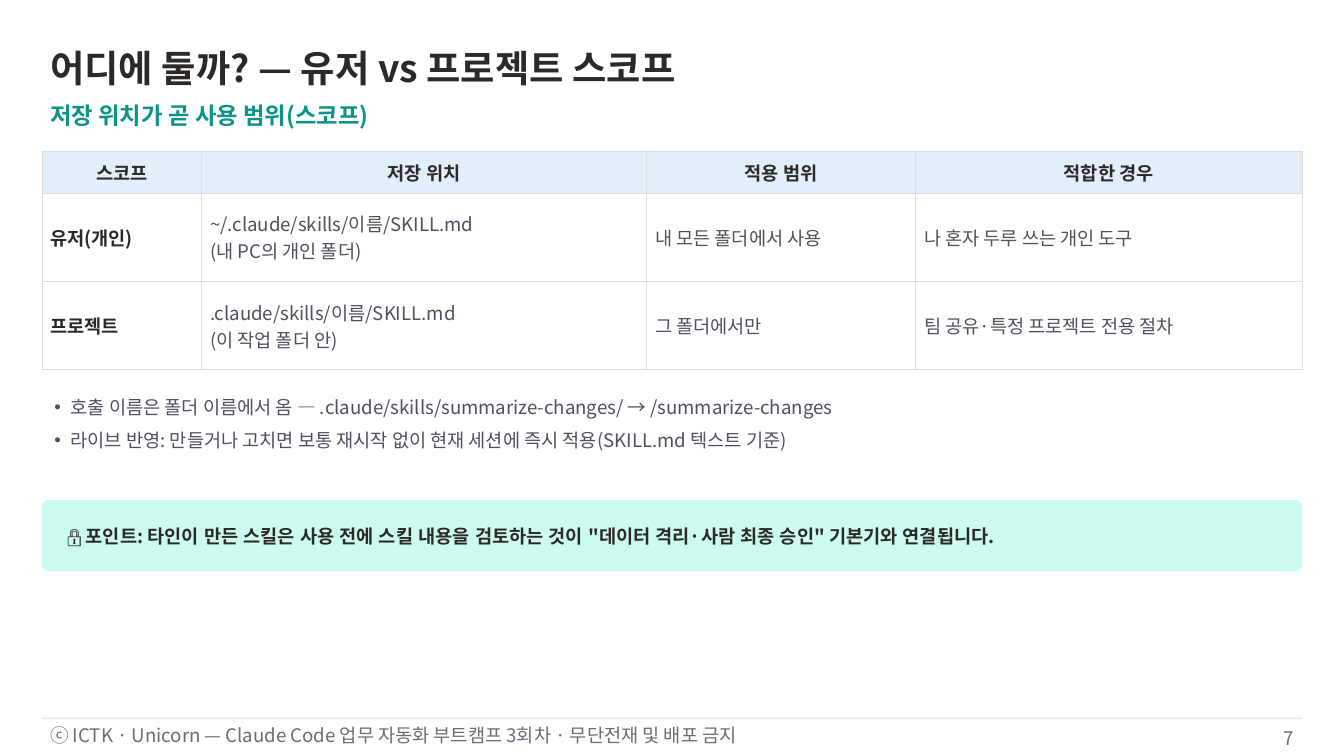
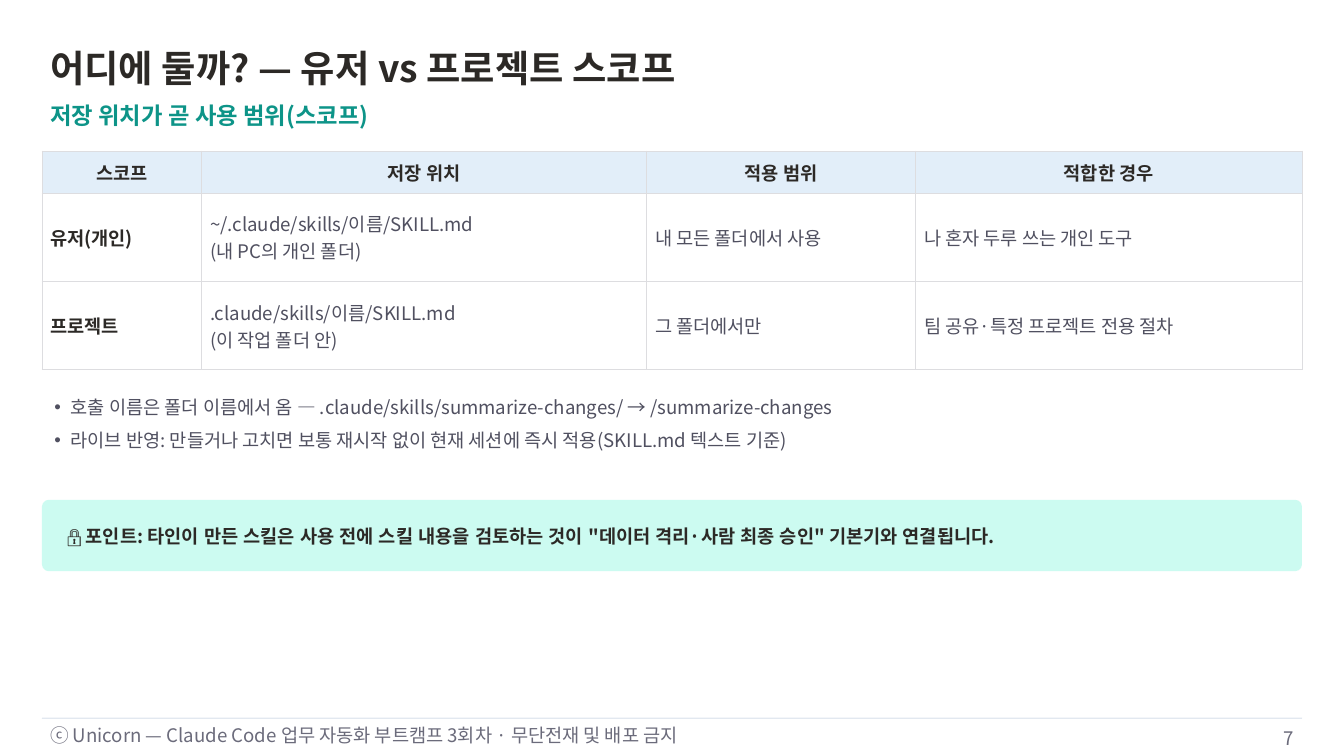
Before and after one commit to unicorn-campus/ai-automation, a slide deck: slide 7 of decks/03-skill-basics/3회차-Skill기초.pptx. Drawn at 1344x756 pixels with LibreOffice and Linux fonts; fonts in the diff are those of the drawing. Boxes give left, top, right and bottom in pixels: in the first picture for what was removed or moved away, otherwise in the second. Text is boxed around its words. In the diff, an @@ line names an element or a change of style, - is before the commit and + after.

```diff
--- a/decks/03-skill-basics/3회차-Skill기초.pptx
+++ b/decks/03-skill-basics/3회차-Skill기초.pptx
@@ text at box(50, 726, 677, 744): text changed @@
-ⓒ ICTK · Unicorn — Claude Code 업무 자동화 부트캠프 3회차 · 무단전재 및 배포 금지
+ⓒ Unicorn — Claude Code 업무 자동화 부트캠프 3회차 · 무단전재 및 배포 금지
```
Also in this commit, not shown: 11 other slides changed, 13 other files.
